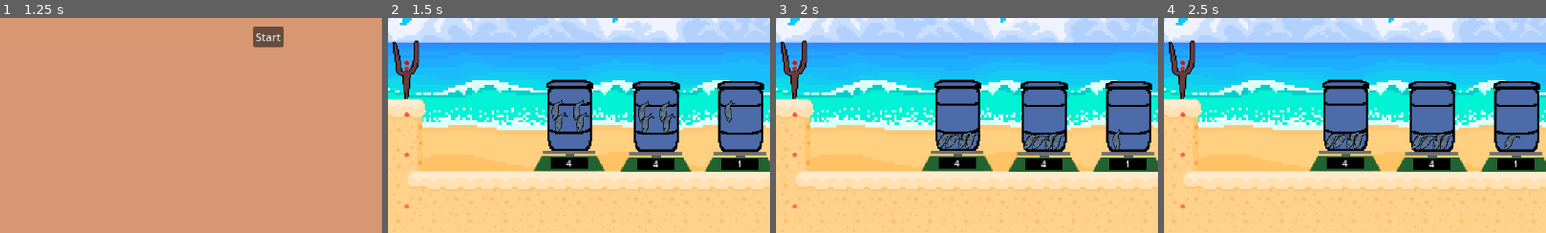
Above: before the commit, frames 1-4 (left to right).
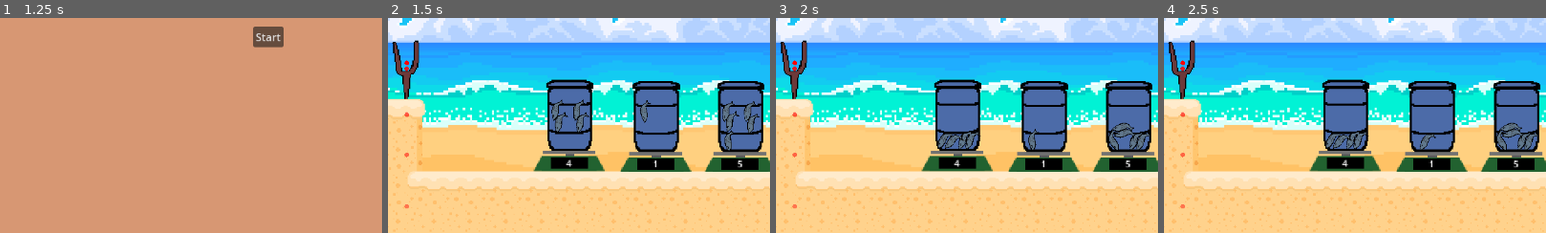
Above: after the commit, the same moments.

Repository: unniisme/fish-in-the-barrel
Game: Godot game, scene res://scenes/GUI/login_screen.tscn
Same seed, same stepped clock (60 frames per second), same inputs: the game is played once before the commit and once after it.
Inputs (mouse positions are % of the whole screen's width and height, from its top left):
- Up to frame 1 (1.25 s): click (50, 41) at 0.52 s; type "Alex" at 0.6 s
- Up to frame 2 (1.5 s): click "Start" at 1.25 s
- Up to frame 3 (2 s): no input
- Up to frame 4 (2.5 s): click "Finish Turn" at 2 s
The pictures show only the part of the screen within x 15-65%, y 50-100%; the shares and areas given below are measured in that part.

Frame 1 is identical in both runs. In frame 2, 1.3% of the frame differs, in the area x 65-98%, y 38-70%; in frame 3, 1.3%; in frame 4, 1.4%, in the area x 64-98%, y 48-70%.

Commit message:
Added audio

Diff:
--- a/Fish-in-the-barrel/project.godot
+++ b/Fish-in-the-barrel/project.godot
@@ -19,6 +19,7 @@
 
 GameResources="*res://scripts/preloads/GameResources.gd"
 GlobalManager="*res://scripts/preloads/GlobalManager.gd"
+AudioManager="*res://scripts/preloads/audio_manager.tscn"
 
 [display]
 
--- a/Fish-in-the-barrel/scenes/GUI/login_screen.gd
+++ b/Fish-in-the-barrel/scenes/GUI/login_screen.gd
@@ -20,18 +20,16 @@
 
 	username = find_child("Username") as TextEdit
 	username.text_changed.connect(_handle_username_changed)
-	find_child("Startbutton").button_up.connect(_start)
+	find_child("Startbutton").button_up.connect(_start_button_pressed)
 
 func _handle_username_changed():
 	GlobalManager.username = username.text
 
+func _start_button_pressed():
+	difficulty_value = _roll_difficulty()
+	_start()
+
 func _start():
-	if difficulty_value > 0:
-		get_tree().change_scene_to_file("res://scenes/ai_level_easy.tscn")
-	else:
-		get_tree().change_scene_to_file("res://scenes/GUI/difficulty_menu.tscn")
-
-
 	var cookie = FileAccess.open("user://fishbarrel.save", FileAccess.WRITE)
 	var data = JSON.stringify({
 		"username" : GlobalManager.username,
@@ -40,9 +38,15 @@
 	cookie.store_line(data)
 
 
+	if difficulty_value > 0:
+		GlobalManager.difficulty = difficulty_value
+		get_tree().change_scene_to_file("res://scenes/ai_level_easy.tscn")
+	else:
+		get_tree().change_scene_to_file("res://scenes/GUI/difficulty_menu.tscn")
+
 func _roll_difficulty():
 	return {
 		0 : -1,
-		1 : 0.6,
+		1 : 0.45,
 		2 : 1
 	}[GlobalManager.random_sample([0.33, 0.33, 0.34])]
--- a/Fish-in-the-barrel/scenes/actors/fish.gd
+++ b/Fish-in-the-barrel/scenes/actors/fish.gd
@@ -1,6 +1,12 @@
 extends RigidBody2D
 
 var pop_force = 200
+var velocity_old = Vector2.ZERO
+
+func _process(delta):
+	if (linear_velocity - velocity_old).length() > 200:
+		AudioManager.play("Splat")
+	velocity_old = linear_velocity
 
 func kill():
 	$CollisionShape2D.disabled = true
--- a/Fish-in-the-barrel/scripts/GameManger.gd
+++ b/Fish-in-the-barrel/scripts/GameManger.gd
@@ -28,6 +28,8 @@
 var move_locked = false
 
 func _ready():
+	AudioManager.play("BGM")
+
 	if gameMode == GAMEMODE.PVE:
 		agent = ChanceAgent.new(barrelManager.problem, 1)
 #		agent._set_correct_probabilities(chance_agent_p)
@@ -135,6 +137,7 @@
 
 func _exit_to_menu(game_over = false):
 	print("Quiting to main menu")
+	AudioManager.stop()
 
 	## Send summary
 	stats._summarise()
--- a/Fish-in-the-barrel/scripts/Statistics/gameStats.gd
+++ b/Fish-in-the-barrel/scripts/Statistics/gameStats.gd
@@ -14,8 +14,8 @@
 
 func _ready():
 
+	_send_game_state_data()
 	_log("Booting GameStats and Summariser", LOGLEVELS.INFO)
-	_send_game_state_data()
 
 func _update_state(state : Array[int], player : String):
 
--- a/Fish-in-the-barrel/scripts/Statistics/summariser.gd
+++ b/Fish-in-the-barrel/scripts/Statistics/summariser.gd
@@ -59,6 +59,7 @@
 		pileup += 1
 		send_queue.push_front(msg)
 		return false
+	print("[Sum] sending message : " + str(msg))
 	return true
 
 
@@ -75,7 +76,6 @@
 			}
 	_send_data("log", log)
 	log_uid += 1
-	print(log)
 
 func wait_dequeue():
 	await get_tree().create_timer(1).timeout
--- /dev/null
+++ b/Fish-in-the-barrel/scripts/preloads/audio_manager.gd
@@ -0,0 +1,8 @@
+extends Node2D
+
+func play(name):
+	find_child(name).play()
+
+func stop():
+	for child in get_children():
+		child.stop()
--- /dev/null
+++ b/Fish-in-the-barrel/scripts/preloads/audio_manager.tscn
@@ -0,0 +1,20 @@
+[gd_scene load_steps=5 format=3 uid="uid://bd05j6m45coua"]
+
+[ext_resource type="Script" path="res://scripts/preloads/audio_manager.gd" id="1_gp1ci"]
+[ext_resource type="AudioStream" uid="uid://yf0jeldcfkc3" path="res://assets/Audio/2019-01-10_-_Land_of_8_Bits_-_Stephen_Bennett_-_FesliyanStudios.com.mp3" id="2_03qty"]
+[ext_resource type="AudioStream" uid="uid://dlq0nf0k0x6px" path="res://assets/Audio/slimejump-6913.mp3" id="3_nycea"]
+[ext_resource type="AudioStream" uid="uid://r57j42eiadrc" path="res://assets/Audio/086123_slingshot-81843.mp3" id="4_ii31v"]
+
+[node name="AudioManager" type="Node2D"]
+script = ExtResource("1_gp1ci")
+
+[node name="BGM" type="AudioStreamPlayer" parent="."]
+stream = ExtResource("2_03qty")
+volume_db = -9.58
+
+[node name="Splat" type="AudioStreamPlayer" parent="."]
+stream = ExtResource("3_nycea")
+volume_db = 3.418
+
+[node name="Sling" type="AudioStreamPlayer" parent="."]
+stream = ExtResource("4_ii31v")
Not shown, added: Fish-in-the-barrel/assets/Audio/086123_slingshot-81843.mp3.import
Not shown, added: Fish-in-the-barrel/assets/Audio/2019-01-10_-_Land_of_8_Bits_-_Stephen_Bennett_-_FesliyanStudios.com.mp3.import
Not shown, added: Fish-in-the-barrel/assets/Audio/slimejump-6913.mp3.import
Not shown, added: Fish-in-the-barrel/assets/Audio/086123_slingshot-81843.mp3
Not shown, added: Fish-in-the-barrel/assets/Audio/2019-01-10_-_Land_of_8_Bits_-_Stephen_Bennett_-_FesliyanStudios.com.mp3
Not shown, added: Fish-in-the-barrel/assets/Audio/slimejump-6913.mp3
